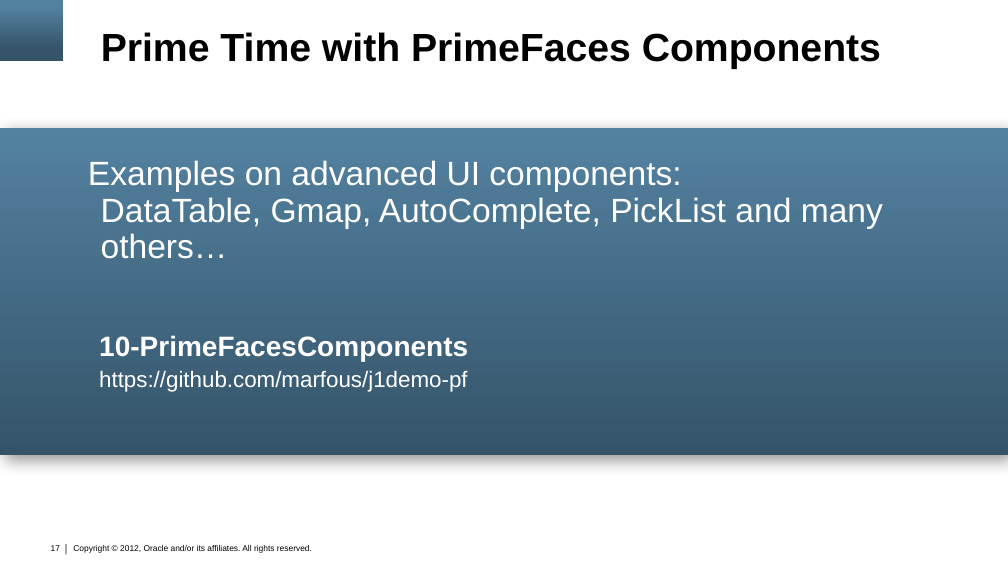
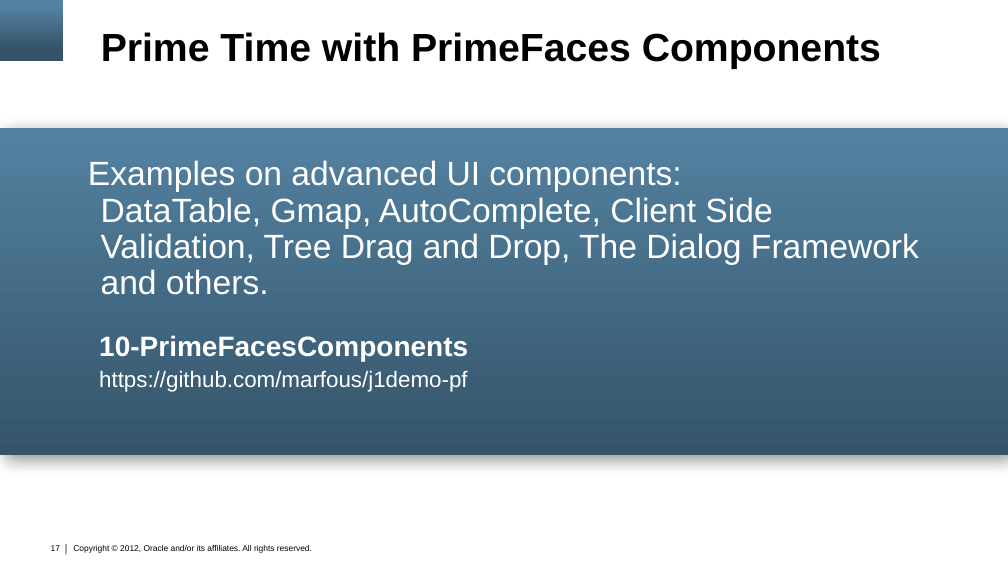
Before and after one commit to marfous/j1demo-pf, a slide deck: slide 17 of con3638.pptx. Drawn at 1008x567 pixels with LibreOffice and Linux fonts; fonts in the diff are those of the drawing; background and template pictures are left out. Boxes give left, top, right and bottom in pixels: in the first picture for what was removed or moved away, otherwise in the second. Text is boxed around its words. In the diff, an @@ line names an element or a change of style, - is before the commit and + after.

Commit message:
updated primetime slides

```diff
--- a/con3638.pptx
+++ b/con3638.pptx
@@ text at box(88, 160, 919, 295): text changed @@
-Examples on advanced UI components:
-DataTable, Gmap, AutoComplete, PickList and many others…
+Examples on advanced UI components:
+DataTable, Gmap, AutoComplete, Client Side Validation, Tree Drag and Drop, The Dialog Framework and others.
```
Also in this commit, not shown: 1 other slide changed.
